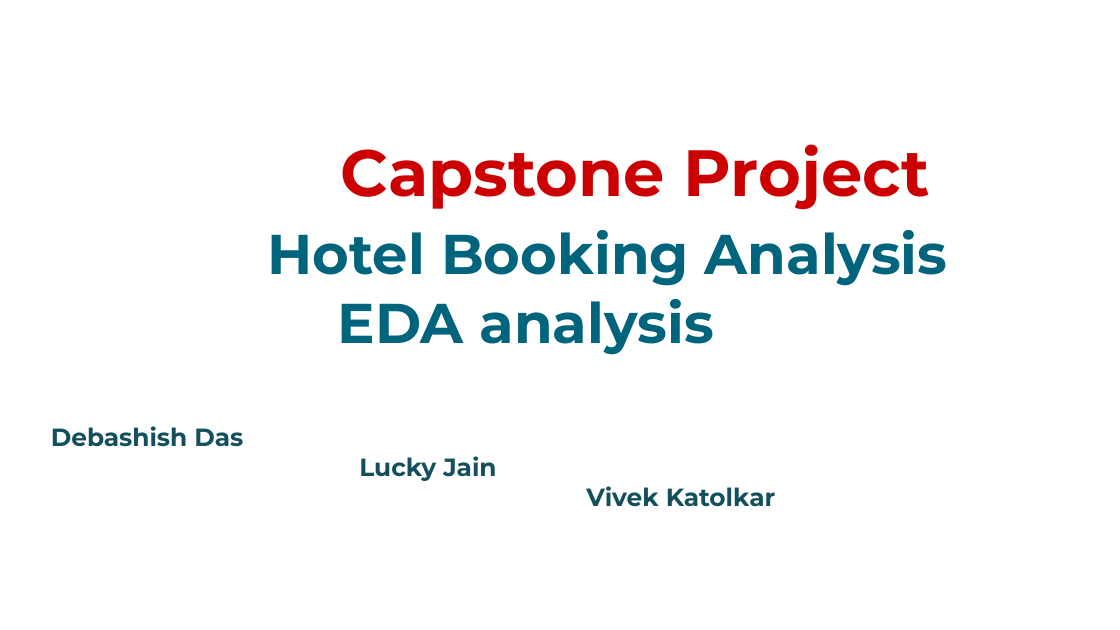
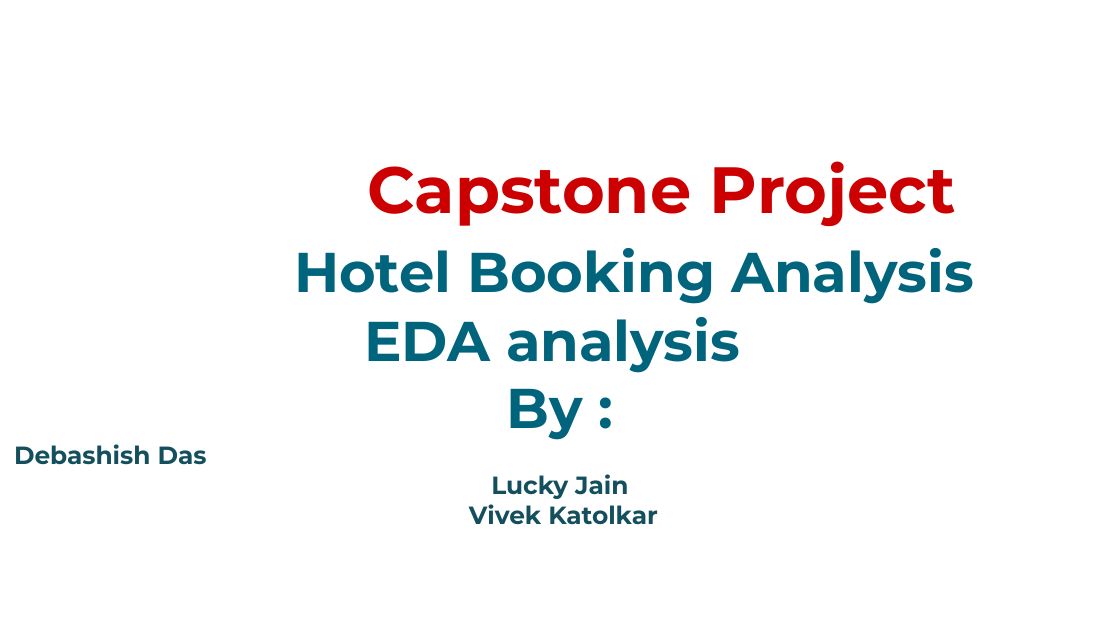
Before and after one commit to debashishdas40/-Hotel-Booking-EDA-data-analysis, a slide deck: slide 1 of Capstone Project_Hotel Booking Analysis_EDA analysis_Presentation.pptx. Drawn at 1120x630 pixels with LibreOffice and Linux fonts; fonts in the diff are those of the drawing; background and template pictures are left out. Boxes give left, top, right and bottom in pixels: in the first picture for what was removed or moved away, otherwise in the second. Text is boxed around its words. In the diff, an @@ line names an element or a change of style, - is before the commit and + after.

```diff
--- a/Capstone Project_Hotel Booking Analysis_EDA analysis_Presentation.pptx
+++ b/Capstone Project_Hotel Booking Analysis_EDA analysis_Presentation.pptx
@@ title at box(294, 161, 973, 525): text changed; size 16 to 36 pt; text colour #134F5C to #00647D @@
-Capstone Project
-Hotel Booking Analysis
-EDA analysis
-Debashish Das Lucky Jain Vivek Katolkar
+Capstone Project
+Hotel Booking Analysis
+EDA analysis
+By :
+Debashish Das Lucky Jain
+Vivek Katolkar
```
Also in this commit, not shown: 1 other slide changed, 1 other file.
